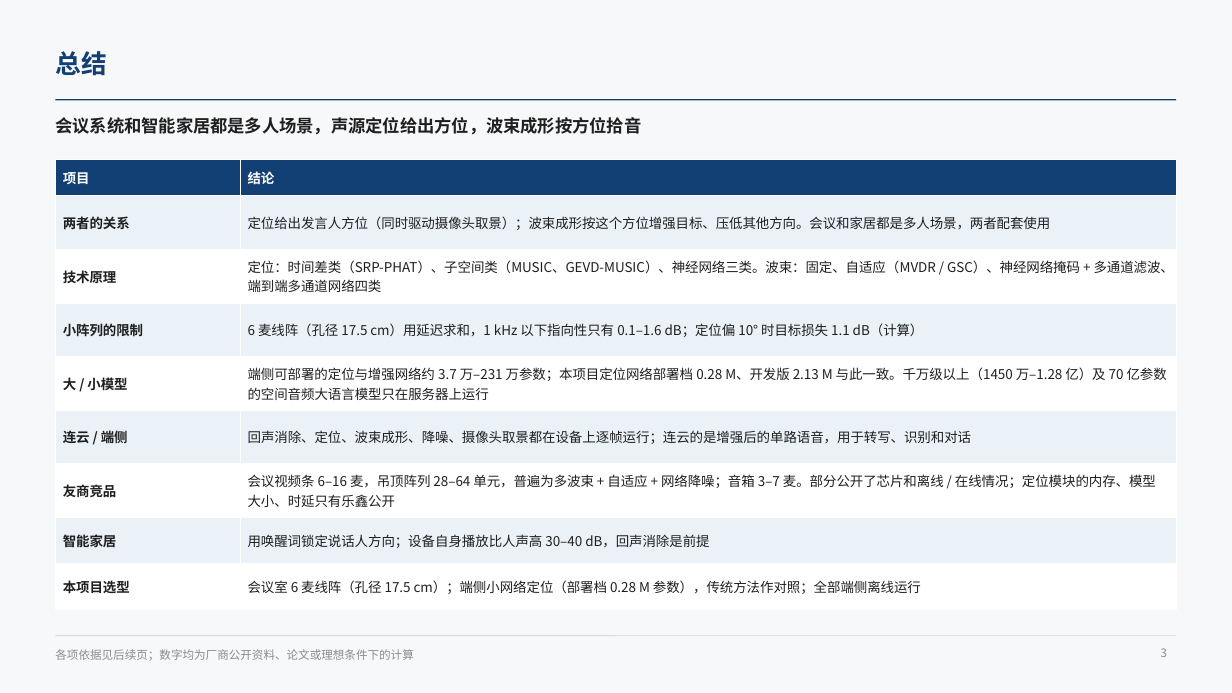
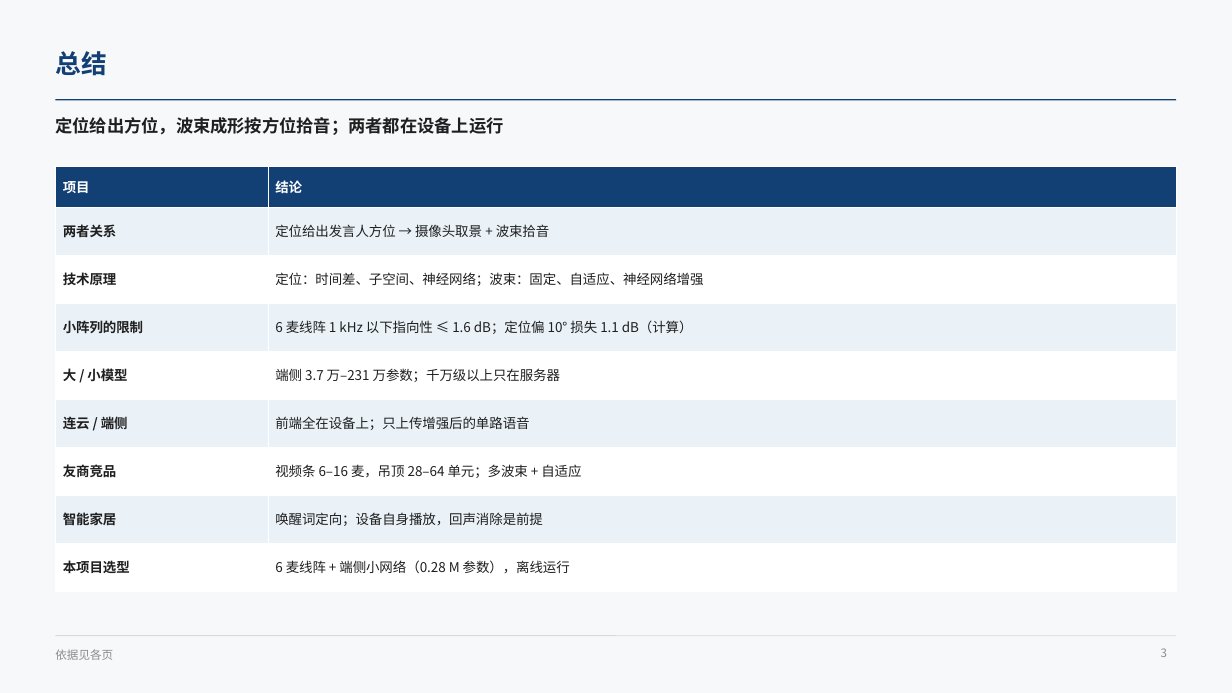
Before and after one commit to ZeroFoxxi/ssl-scene1, a slide deck: slide 3 of 01_场景一_摄像头声源定位/技术总结/声源定位与波束成形技术总结.pptx. Drawn at 1232x693 pixels with LibreOffice and Linux fonts; fonts in the diff are those of the drawing. Boxes give left, top, right and bottom in pixels: in the first picture for what was removed or moved away, otherwise in the second. Text is boxed around its words. In the diff, an @@ line names an element or a change of style, - is before the commit and + after.

```diff
--- a/01_场景一_摄像头声源定位/技术总结/声源定位与波束成形技术总结.pptx
+++ b/01_场景一_摄像头声源定位/技术总结/声源定位与波束成形技术总结.pptx
@@ text at (55,117,503,135): text changed @@
-会议系统和智能家居都是多人场景，声源定位给出方位，波束成形按方位拾音
+定位给出方位，波束成形按方位拾音；两者都在设备上运行
@@ table at (55,166,1177,577) @@
-row 2, column 1: 两者的关系
+row 2, column 1: 两者关系
-row 2, column 2: 定位给出发言人方位（同时驱动摄像头取景）；波束成形按这个方位增强目标、压低其他方向。会议和家居都是多人场景，两者配套使用
+row 2, column 2: 定位给出发言人方位 → 摄像头取景 + 波束拾音
-row 3, column 2: 定位：时间差类（SRP-PHAT）、子空间类（MUSIC、GEVD-MUSIC）、神经网络三类。波束：固定、自适应（MVDR / GSC）、神经网络掩码 + 多通道滤波、端到端多通道网络四类
+row 3, column 2: 定位：时间差、子空间、神经网络；波束：固定、自适应、神经网络增强
-row 4, column 2: 6 麦线阵（孔径 17.5 cm）用延迟求和，1 kHz 以下指向性只有 0.1–1.6 dB；定位偏 10° 时目标损失 1.1 dB（计算）
+row 4, column 2: 6 麦线阵 1 kHz 以下指向性 ≤ 1.6 dB；定位偏 10° 损失 1.1 dB（计算）
-row 5, column 2: 端侧可部署的定位与增强网络约 3.7 万–231 万参数；本项目定位网络部署档 0.28 M、开发版 2.13 M 与此一致。千万级以上（1450 万–1.28 亿）及 70 亿参数的空间音频大语言模型只在服务器上运行
+row 5, column 2: 端侧 3.7 万–231 万参数；千万级以上只在服务器
-row 6, column 2: 回声消除、定位、波束成形、降噪、摄像头取景都在设备上逐帧运行；连云的是增强后的单路语音，用于转写、识别和对话
+row 6, column 2: 前端全在设备上；只上传增强后的单路语音
-row 7, column 2: 会议视频条 6–16 麦，吊顶阵列 28–64 单元，普遍为多波束 + 自适应 + 网络降噪；音箱 3–7 麦。部分公开了芯片和离线 / 在线情况；定位模块的内存、模型大小、时延只有乐鑫公开
+row 7, column 2: 视频条 6–16 麦，吊顶 28–64 单元；多波束 + 自适应
-row 8, column 2: 用唤醒词锁定说话人方向；设备自身播放比人声高 30–40 dB，回声消除是前提
+row 8, column 2: 唤醒词定向；设备自身播放，回声消除是前提
-row 9, column 2: 会议室 6 麦线阵（孔径 17.5 cm）；端侧小网络定位（部署档 0.28 M 参数），传统方法作对照；全部端侧离线运行
+row 9, column 2: 6 麦线阵 + 端侧小网络（0.28 M 参数），离线运行
@@ table: place and size @@
-table at (55,159,1177,598)
+table at (55,166,1177,577)
@@ text at (55,649,113,660): text changed @@
-各项依据见后续页；数字均为厂商公开资料、论文或理想条件下的计算
+依据见各页
```
Also in this commit, not shown: 11 other slides changed, 5 other files.
